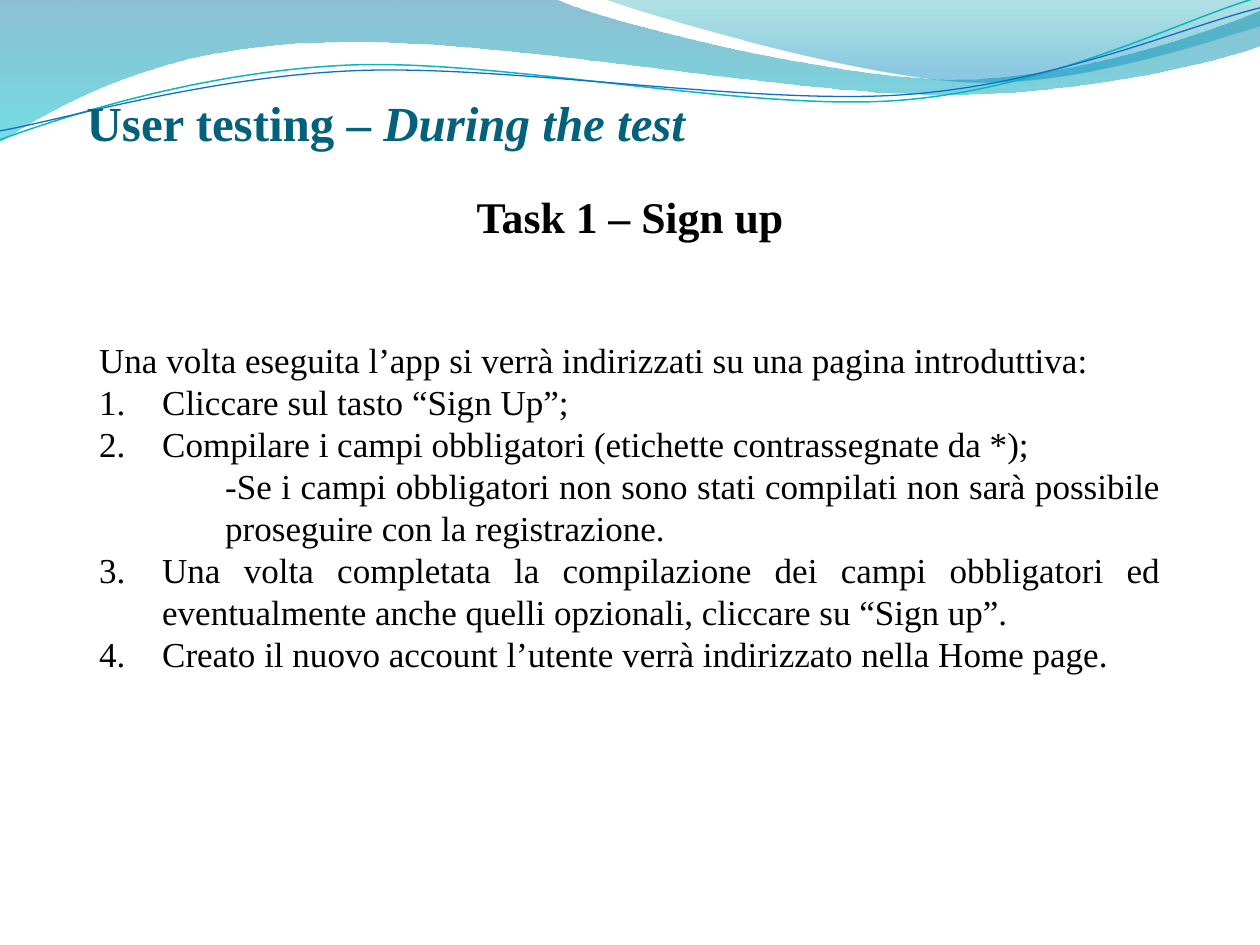
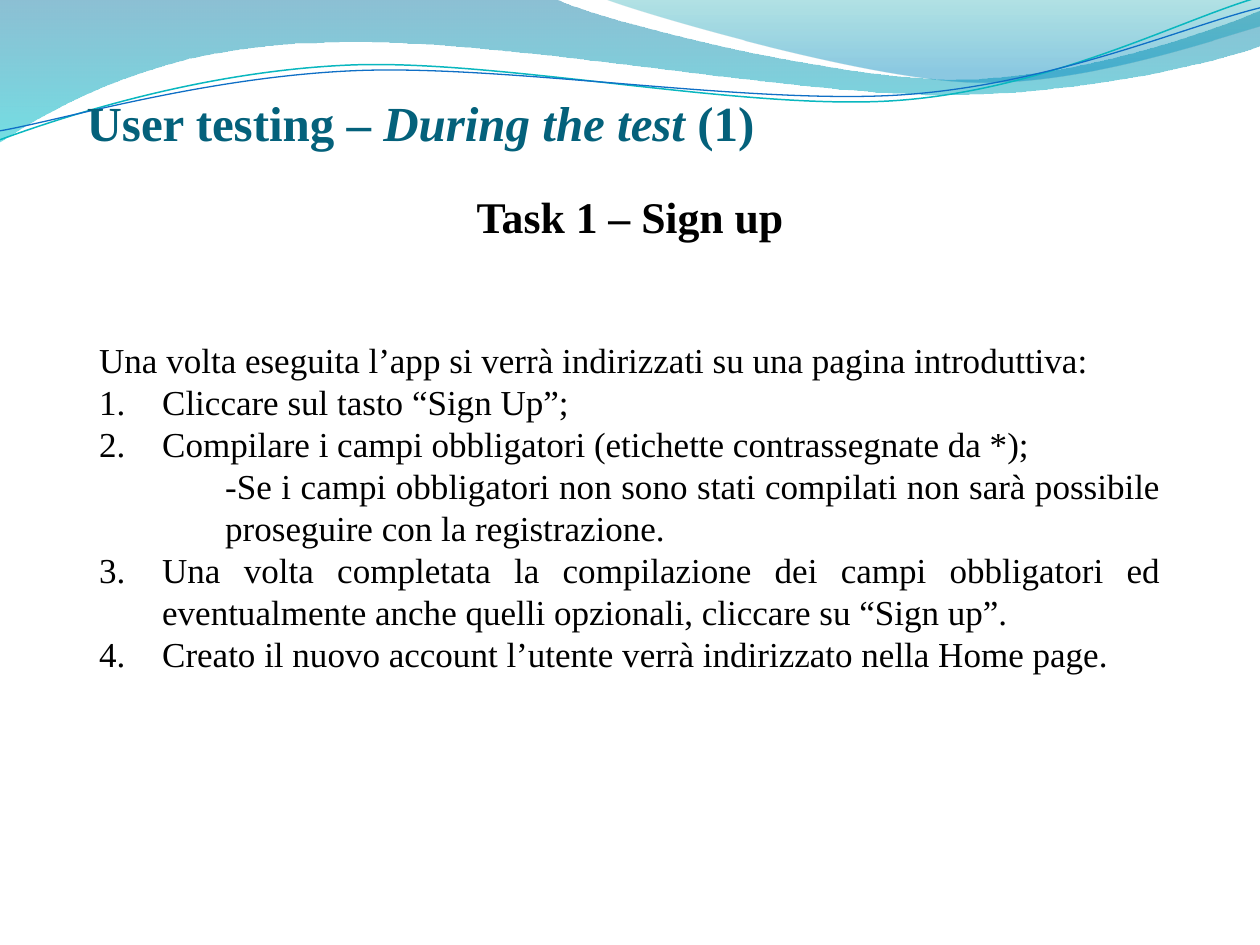
Before and after one commit to giusmastro91/Cognitive-systems, a slide deck: slide 23 of Prova_6/Leone_Mastrosimone_PresentazioneProgetto.pptx. Drawn at 1260x945 pixels with LibreOffice and Linux fonts; fonts in the diff are those of the drawing; background and template pictures are left out. Boxes give left, top, right and bottom in pixels: in the first picture for what was removed or moved away, otherwise in the second. Text is boxed around its words. In the diff, an @@ line names an element or a change of style, - is before the commit and + after.

```diff
--- a/Prova_6/Leone_Mastrosimone_PresentazioneProgetto.pptx
+++ b/Prova_6/Leone_Mastrosimone_PresentazioneProgetto.pptx
@@ title at (87,103,754,151): text changed; italic off @@
-User testing – During the test
+User testing – During the test (1)
```
Also in this commit, not shown: 21 other slides changed.
